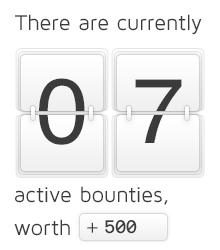
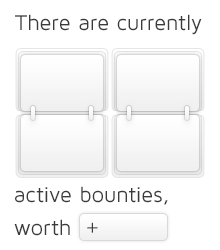
Revision of a layered 220 x 250 image; what changed, layer by layer:
hid group "<< Text >>" (1st of 2) (4 layers) over (39, 78, 182, 234)
painted on "Right" (4th of 6, in "<< Text >>" › "Count") over (135, 79, 182, 143)
